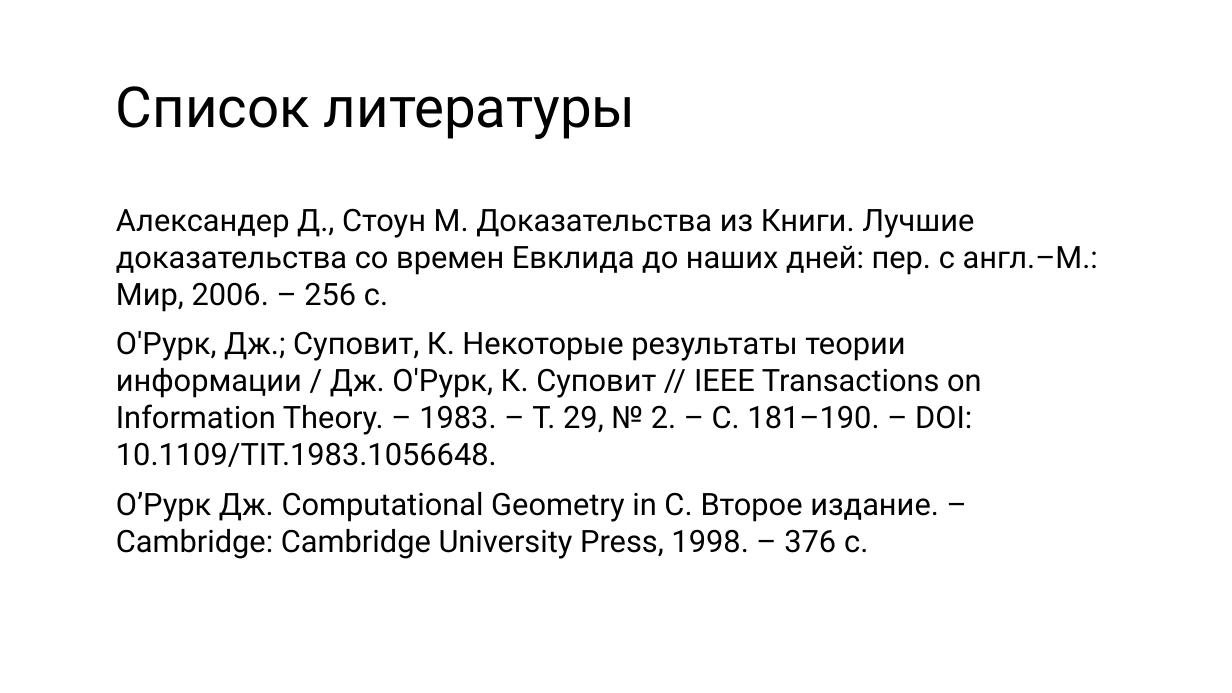
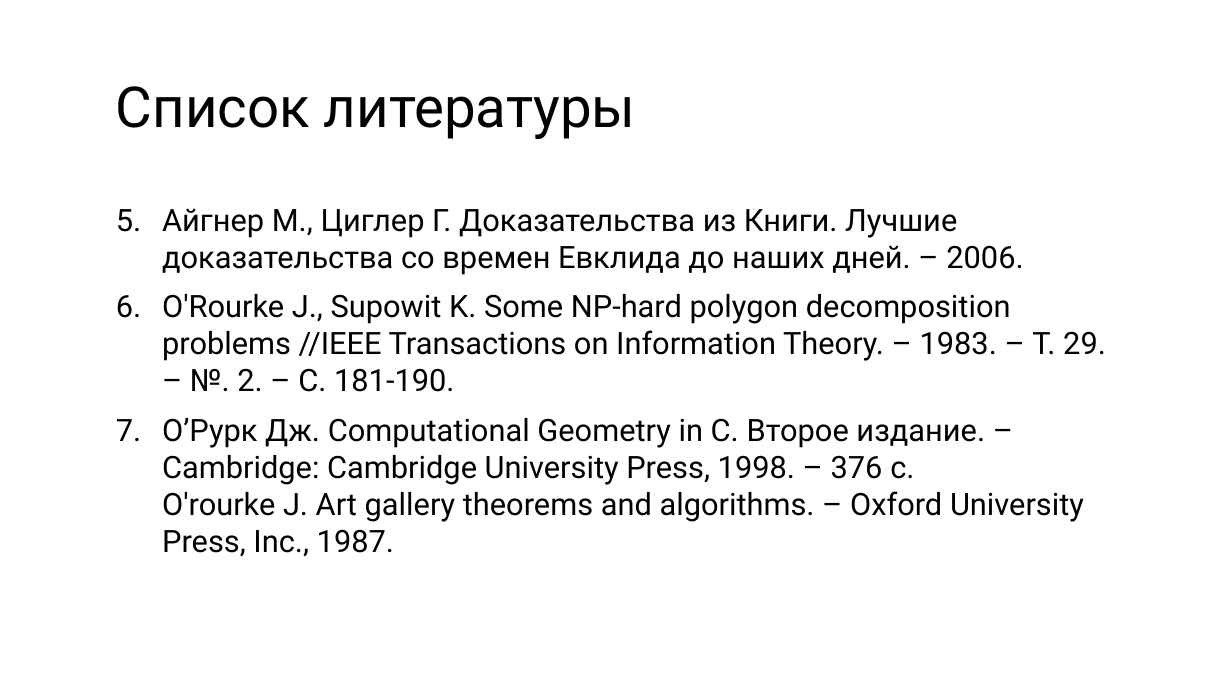
Before and after one commit to antllcon/art-gallery, a slide deck: slide 21 of document/art-gallery-problem.pptx (slide 20 before the commit). Drawn at 1232x693 pixels with LibreOffice and Linux fonts; fonts in the diff are those of the drawing. Boxes give left, top, right and bottom in pixels: in the first picture for what was removed or moved away, otherwise in the second. Text is boxed around its words. In the diff, an @@ line names an element or a change of style, - is before the commit and + after.

```diff
--- a/document/art-gallery-problem.pptx
+++ b/document/art-gallery-problem.pptx
@@ text at box(162, 208, 1106, 557): text changed @@
-Александер Д., Стоун М. Доказательства из Книги. Лучшие доказательства со времен Евклида до наших дней: пер. с англ.–М.: Мир, 2006. – 256 с.
-О'Рурк, Дж.; Суповит, К. Некоторые результаты теории информации / Дж. О'Рурк, К. Суповит // IEEE Transactions on Information Theory. – 1983. – Т. 29, № 2. – С. 181–190. – DOI: 10.1109/TIT.1983.1056648.
-О’Рурк Дж. Computational Geometry in C. Второе издание. – Cambridge: Cambridge University Press, 1998. – 376 с.
+5. Айгнер М., Циглер Г. Доказательства из Книги. Лучшие доказательства со времен Евклида до наших дней. – 2006.
+6. O'Rourke J., Supowit K. Some NP-hard polygon decomposition problems //IEEE Transactions on Information Theory. – 1983. – Т. 29. – №. 2. – С. 181-190.
+7. О’Рурк Дж. Computational Geometry in C. Второе издание. – Cambridge: Cambridge University Press, 1998. – 376 с.
+   O'rourke J. Art gallery theorems and algorithms. – Oxford University Press, Inc., 1987.
```
Also in this commit, not shown: 8 other slides changed, 3 slides added, 2 slides removed.
